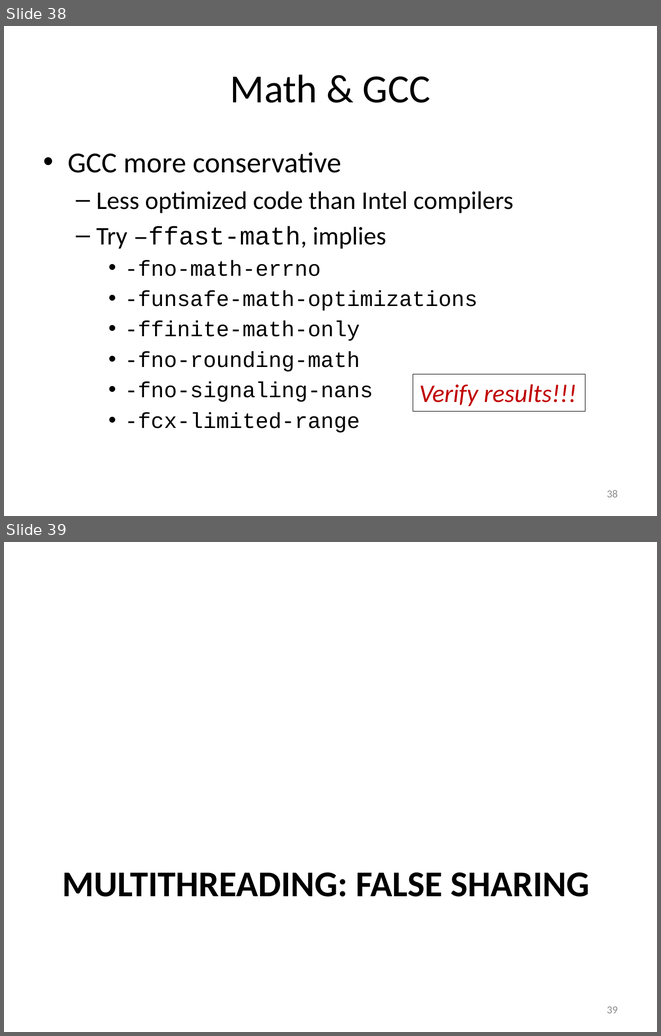
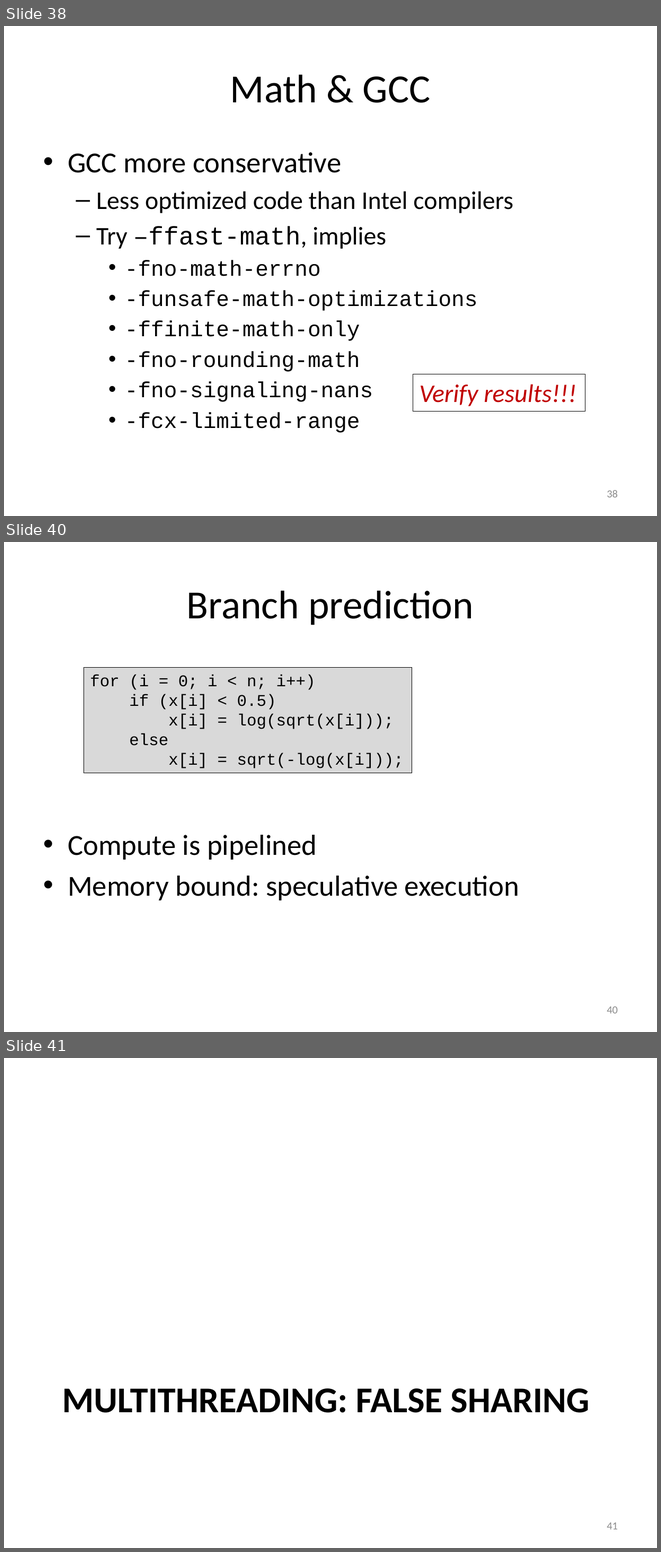
Before and after one commit to gjbex/Code-optimization, a slide deck: code_optimization.pptx. Shown one above the other, each under a label of ours: slides 38 and 39 before the commit, slides 38, 40 and 41 after it; the slides between them are not shown. The pictures are 661x1036 and 661x1552 pixels, drawn with LibreOffice and Linux fonts; fonts in the diff are those of the drawing. Boxes give left, top, right and bottom in pixels: in the first picture for what was removed or moved away, otherwise in the second. Text is boxed around its words. In the diff, an @@ line names an element or a change of style, - is before the commit and + after.

```diff
--- a/code_optimization.pptx
+++ b/code_optimization.pptx
@@ slide 40 added at bbox=[4, 542, 657, 1032], background #FFFFFF @@
@@ title added at bbox=[187, 590, 474, 625], 44 pt, text #000000 @@
+Branch prediction
@@ rectangle added at bbox=[84, 668, 412, 773], fill #D9D9D9, outline #000000 0.75 pt, 18 pt, text #000000 @@
+for (i = 0; i < n; i++)
+if (x[i] < 0.5)
+x[i] = log(sqrt(x[i]));
+else
+x[i] = sqrt(-log(x[i]));
@@ text added at bbox=[68, 835, 519, 900], 32 pt, text #000000 @@
+• Compute is pipelined
+• Memory bound: speculative execution
@@ page number added at bbox=[607, 1006, 618, 1013], 12 pt, text #8C8C8C @@
+40
@@ what was slide 39 is now slide 41 @@
@@ page number at bbox=[607, 1522, 618, 1529]: text changed @@
-39
+41
```
Also in this commit, not shown: 1 other slide added.
